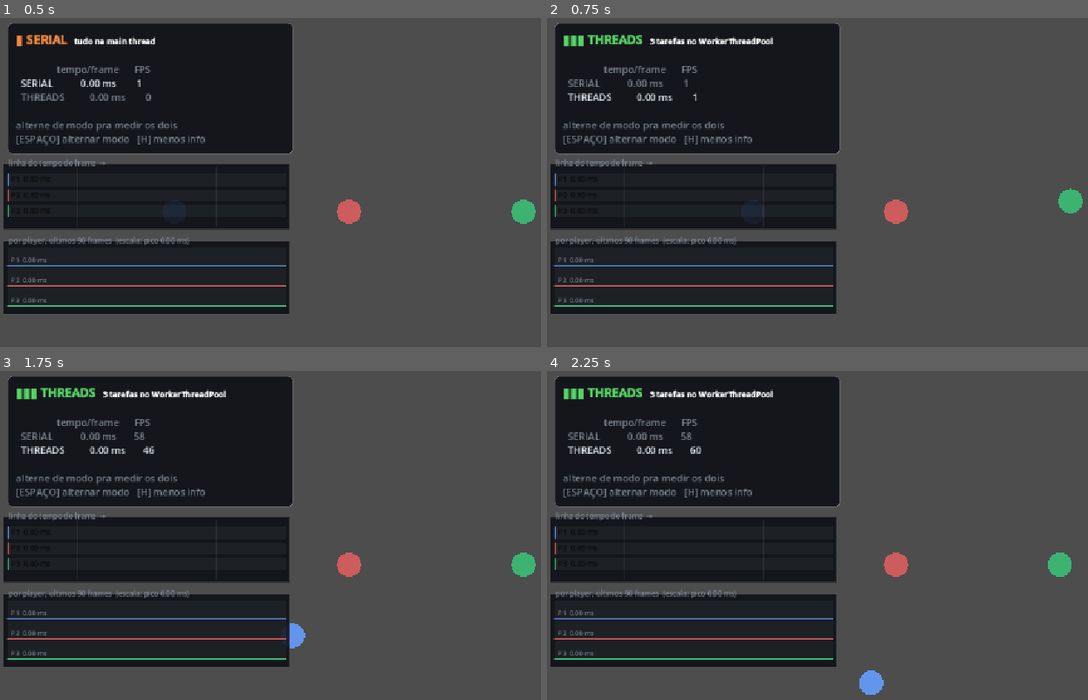
Above: before the commit, frames 1-4 (two rows, left to right).
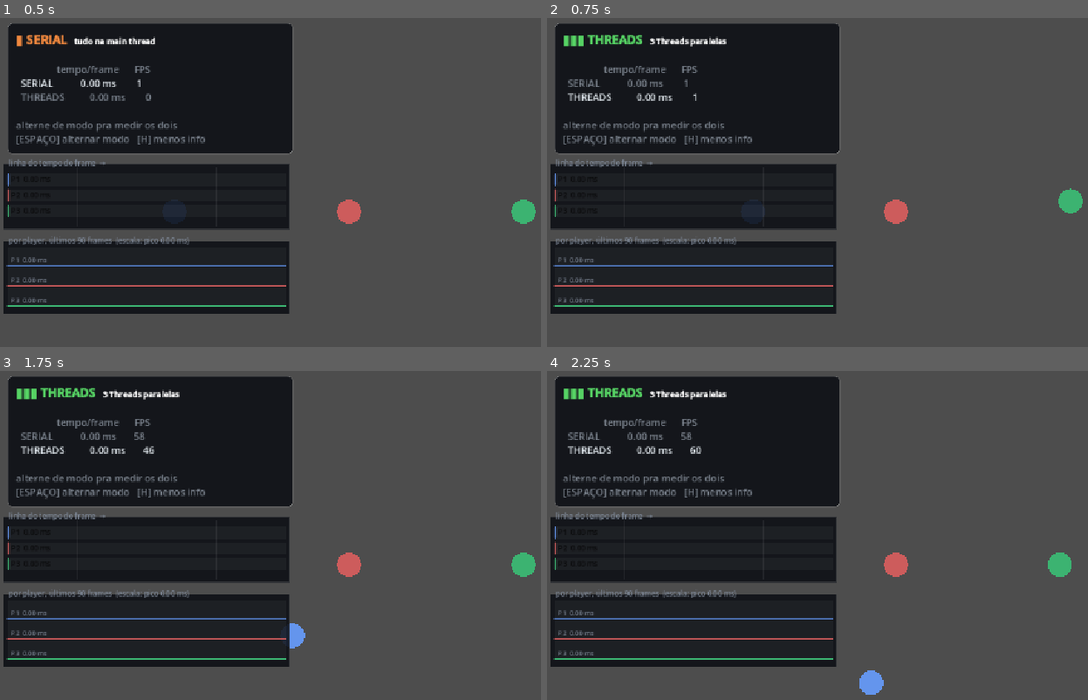
Above: after the commit, the same moments.

Repository: TobsBP/thread-arena
Game: Godot game, scene res://scenes/main.tscn
Two runs of this game, one before a commit and one after it. Both use one fixed random seed, a clock stepped at 60 frames per second and the inputs below.
Inputs:
- Up to frame 1 (0.5 s): no input
- Up to frame 2 (0.75 s): tap Enter (ui_accept) at 0.5 s; hold D from 0.53 s (still down); tap I at 0.6 s
- Up to frame 3 (1.75 s): tap Enter (ui_accept) at 0.77, 1.52 s; release D at 1.28 s; hold S from 1.28 s (still down); tap K at 1.35 s
- Up to frame 4 (2.25 s): release S at 2.03 s; hold D from 2.03 s (still down); tap J at 2.1 s

Frame 1 is identical in both runs. In frame 2, 0.3% of the frame differs, in the area x 20-42%, y 5-9%; in frame 3, 0.3%; in frame 4, 0.3%.

Commit message:
feat: Implement explicit Thread usage per player
Refactor the parallel execution mode to use explicit `Thread` objects,
one per player, created and destroyed each frame. This change aligns
with
the demo's goal of explicitly showcasing thread creation overhead.

Updates:
- `main.gd`: Replaced `WorkerThreadPool` with direct `Thread` creation,
  starting, and waiting for completion.
- `hud.gd`: Updated the thread mode title to reflect the use of explicit
  parallel threads.
- `player.gd` and `main.gd`: Updated comments to reflect the new
  `Thread`
  implementation.
- `CLAUDE.md`: Updated conventions to clarify the explicit `Thread`
  usage.

Diff:
--- a/scripts/hud.gd
+++ b/scripts/hud.gd
@@ -106,7 +106,7 @@
 
 func _mode_title() -> String:
 	if _use_threads:
-		return "[color=%s]▮▮▮ THREADS[/color]  [font_size=13]%d tarefas no WorkerThreadPool[/font_size]" % [
+		return "[color=%s]▮▮▮ THREADS[/color]  [font_size=13]%d Threads paralelas[/font_size]" % [
 			GOOD, _players.size(),
 		]
 	return "[color=%s]▮ SERIAL[/color]  [font_size=13]tudo na main thread[/font_size]" % BAD
--- a/scripts/main.gd
+++ b/scripts/main.gd
@@ -2,7 +2,7 @@
 
 ## Arena: cada player faz um "trabalho pesado" por frame.
 ## Modo serial -> tudo na main thread, as tarefas saem em fila.
-## Modo threads -> 1 tarefa por player, elas rodam sobrepostas.
+## Modo threads -> 1 Thread por player, elas rodam sobrepostas.
 ## Quem mostra os números é scenes/hud.tscn.
 
 const RADIUS := 20.0
@@ -46,12 +46,19 @@
 		p.poll_input()  # main thread: Input não é thread-safe
 
 	_frame_t0 = Time.get_ticks_usec()
-	# ponytail: 1 tarefa por player -> na prática 1 thread por player.
 	if use_threads:
-		var task := WorkerThreadPool.add_group_task(
-			_step_player.bind(delta, bounds), players.size(), -1, true
-		)
-		WorkerThreadPool.wait_for_group_task_completion(task)
+		# Uma Thread por player, criada e destruída a cada frame.
+		# start() dispara e volta na hora; o trabalho já está rodando em paralelo.
+		# ponytail: criar thread por frame custa ~50us contra ~3ms de trabalho.
+		# Se WORK_LOAD cair muito, virar pool de threads persistentes + Semaphore.
+		var threads: Array[Thread] = []
+		for i in players.size():
+			var t := Thread.new()
+			t.start(_step_player.bind(i, delta, bounds))
+			threads.append(t)
+		# Barreira: bloqueia até cada thread terminar (e libera os recursos dela).
+		for t in threads:
+			t.wait_to_finish()
 	else:
 		for i in players.size():
 			_step_player(i, delta, bounds)
@@ -63,7 +70,7 @@
 	queue_redraw()
 
 
-## Roda na thread do player i: escreve só em players[i].
+## Roda na Thread do player i: escreve só em players[i].
 func _step_player(i: int, delta: float, bounds: Vector2) -> void:
 	players[i].step(delta, WORK_LOAD, bounds)
 
--- a/scripts/player.gd
+++ b/scripts/player.gd
@@ -1,7 +1,7 @@
 class_name Player
 extends RefCounted
 
-## Um player = uma tarefa do WorkerThreadPool por frame (ver main.gd).
+## Um player = uma Thread por frame (ver main.gd).
 ## Input é lido na main thread; a tarefa só escreve nos campos deste objeto,
 ## que é exclusivo daquele índice -> sem lock.
 
@@ -40,7 +40,7 @@
 	input = (kb + joy).limit_length(1.0)
 
 
-## Roda na thread do player.
+## Roda na Thread do player.
 func step(delta: float, work_load: int, bounds: Vector2) -> void:
 	t_start = Time.get_ticks_usec()
 	var acc := 0.0
Not shown, changed: CLAUDE.md
